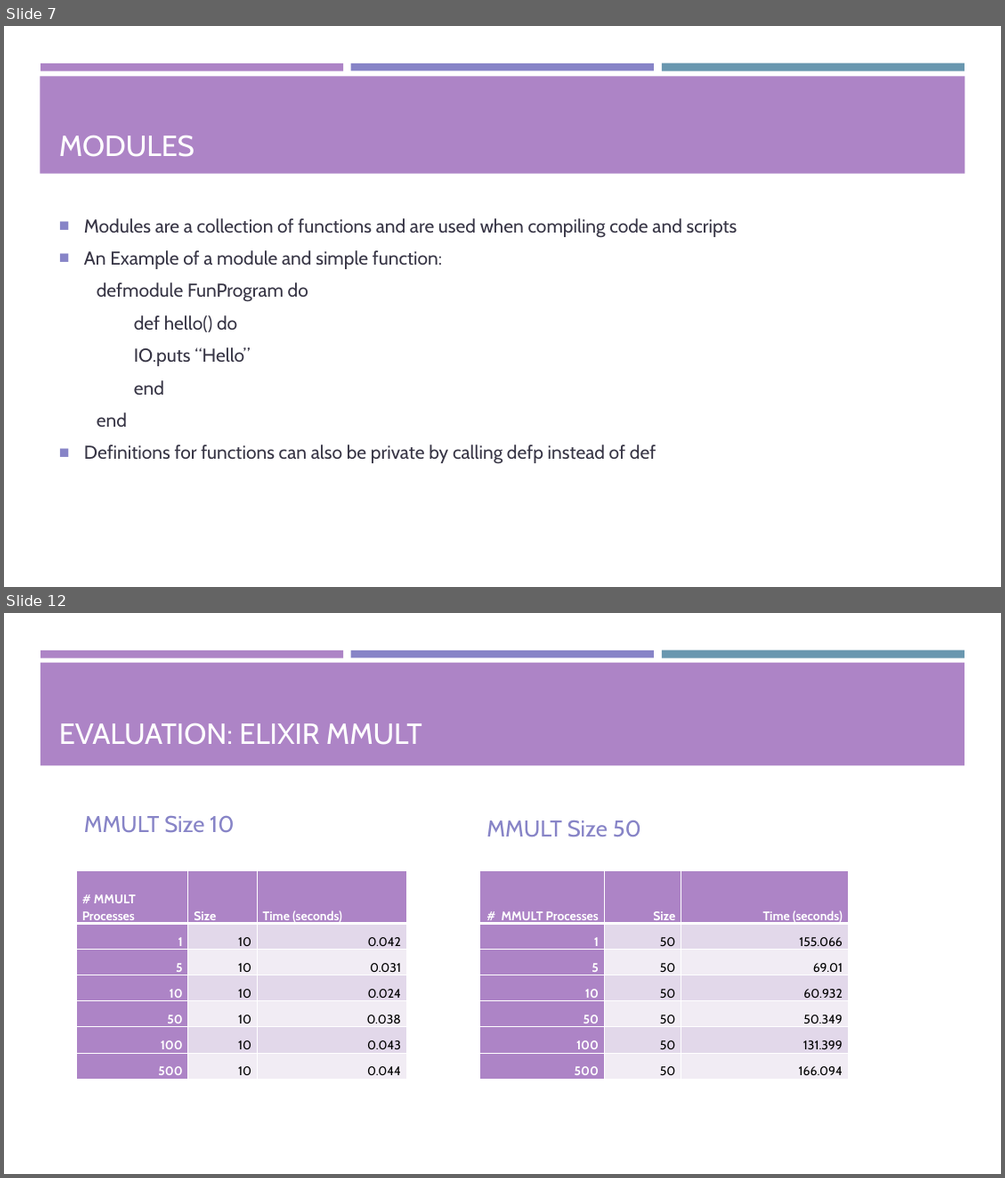
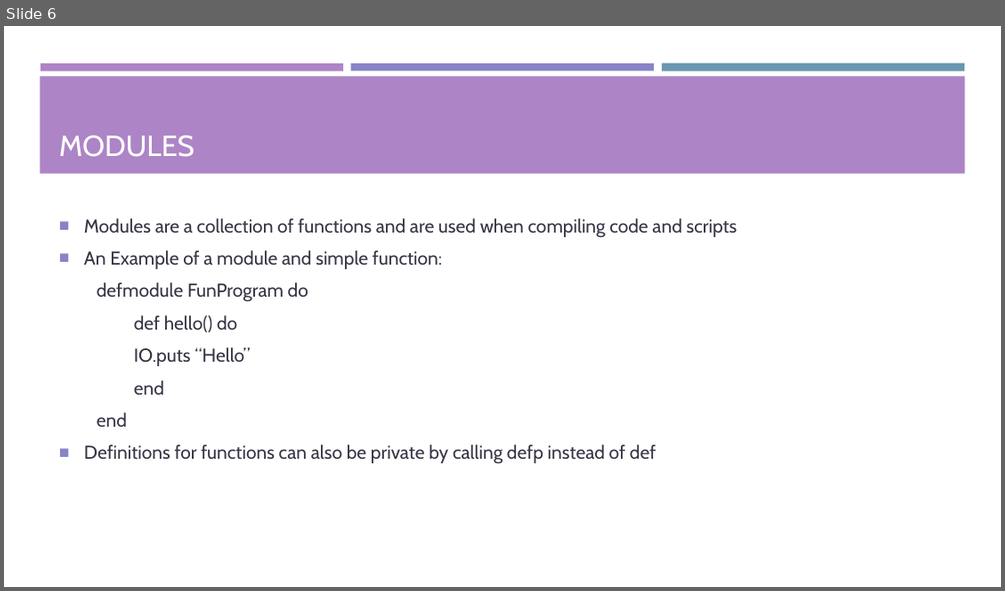
Before and after one commit to Tyl13/CS1645-Project, a slide deck: Presentation.pptx. Shown one above the other, each under a label of ours: slides 7 and 12 before the commit, slide 6 after it; the slides between them are not shown. The pictures are 1005x1178 and 1005x591 pixels, drawn with LibreOffice and Linux fonts; fonts in the diff are those of the drawing. Boxes give left, top, right and bottom in pixels: in the first picture for what was removed or moved away, otherwise in the second. Text is boxed around its words. In the diff, an @@ line names an element or a change of style, - is before the commit and + after.

```diff
--- a/Presentation.pptx
+++ b/Presentation.pptx
@@ slide 12 removed at [4,613,1001,1174], background #FFFFFF; not listed: 3 template elements that a slide beside it also shows @@
@@ rectangle removed at [40,662,965,765] @@
@@ title removed at [59,723,422,745] @@
-EVALUATION: ELIXIR MMULT
@@ text removed at [84,816,234,833] @@
-MMULT Size 10
@@ text removed at [486,820,641,837] @@
-MMULT Size 50
@@ table removed at [77,870,406,1078], 7 rows, 3 columns @@
-# MMULT Processes | Size | Time (seconds)
-1 | 10 | 0.042
-5 | 10 | 0.031
-10 | 10 | 0.024
-50 | 10 | 0.038
-100 | 10 | 0.043
-500 | 10 | 0.044
@@ table removed at [479,870,849,1078], 7 rows, 3 columns @@
-# MMULT Processes | Size | Time (seconds)
-1 | 50 | 155.066
-5 | 50 | 69.01
-10 | 50 | 60.932
-50 | 50 | 50.349
-100 | 50 | 131.399
-500 | 50 | 166.094
@@ what was slide 7 is now slide 6 @@
```
Also in this commit, not shown: 2 slides changed, 1 slide added, 11 other slides removed.
